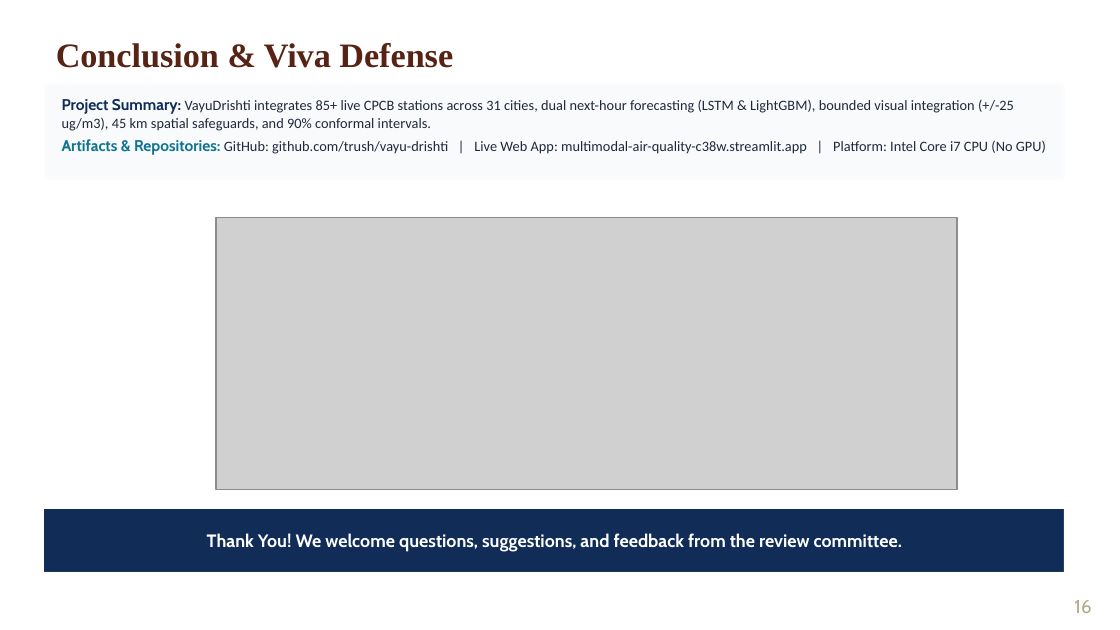
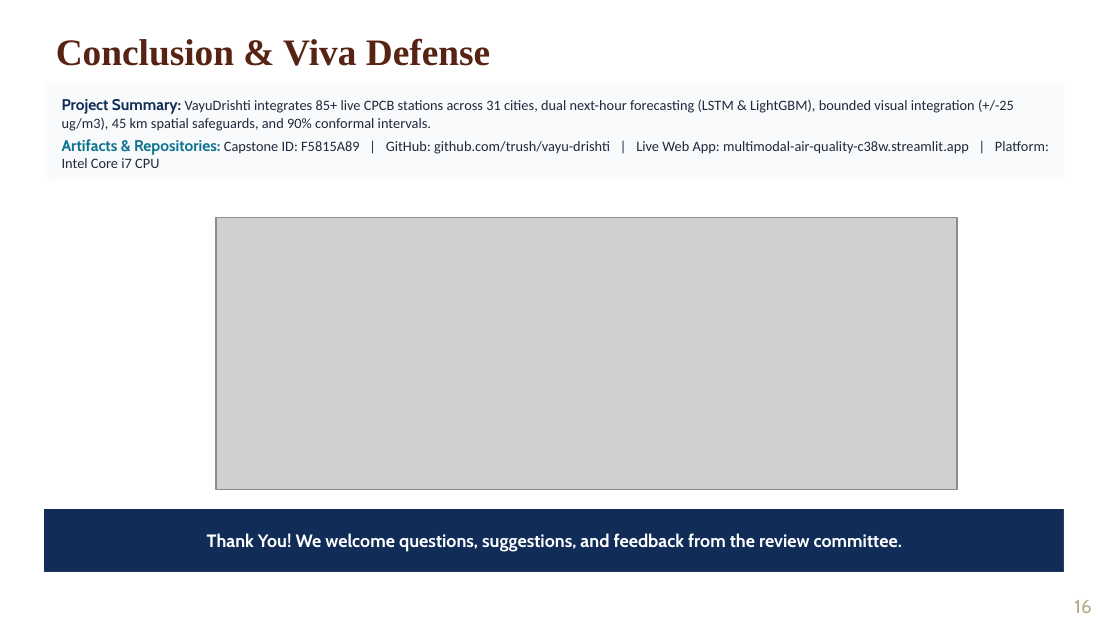
Before and after one commit to Rushyasree/Multimodal_airquality_prediction, a slide deck: slide 16 of docs/VayuDrishti_Final_Review_Simple_Language.pptx. Drawn at 1120x630 pixels with LibreOffice and Linux fonts; fonts in the diff are those of the drawing; grey boxes stand for pictures; background and template pictures are left out. Boxes give left, top, right and bottom in pixels: in the first picture for what was removed or moved away, otherwise in the second. Text is boxed around its words. In the diff, an @@ line names an element or a change of style, - is before the commit and + after.

```diff
--- a/docs/VayuDrishti_Final_Review_Simple_Language.pptx
+++ b/docs/VayuDrishti_Final_Review_Simple_Language.pptx
@@ text "Conclusion & Viva Defense" at bbox=[56, 38, 490, 66]: size 22 to 24 pt @@
@@ text in rectangle at bbox=[62, 139, 1049, 168]: text changed @@
-Artifacts & Repositories: GitHub: github.com/trush/vayu-drishti | Live Web App: multimodal-air-quality-c38w.streamlit.app | Platform: Intel Core i7 CPU (No GPU)
+Artifacts & Repositories: Capstone ID: F5815A89 | GitHub: github.com/trush/vayu-drishti | Live Web App: multimodal-air-quality-c38w.streamlit.app | Platform: Intel Core i7 CPU
```
Also in this commit, not shown: 14 other slides changed, 12 other files.
